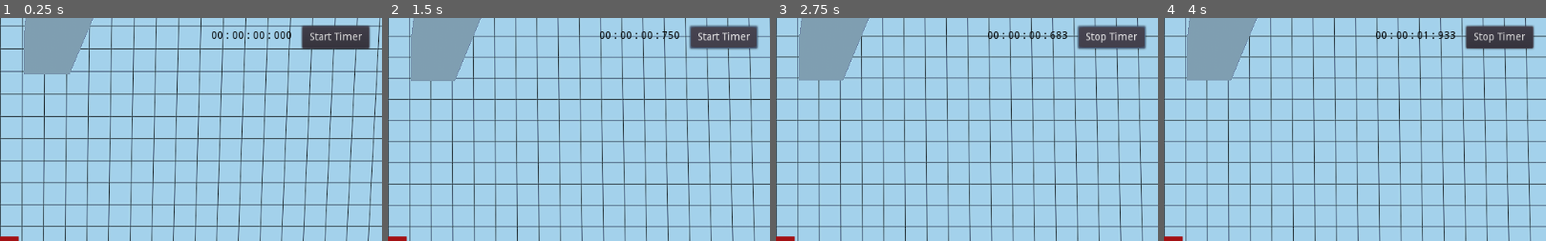
Above: before the commit, frames 1-4 (left to right).
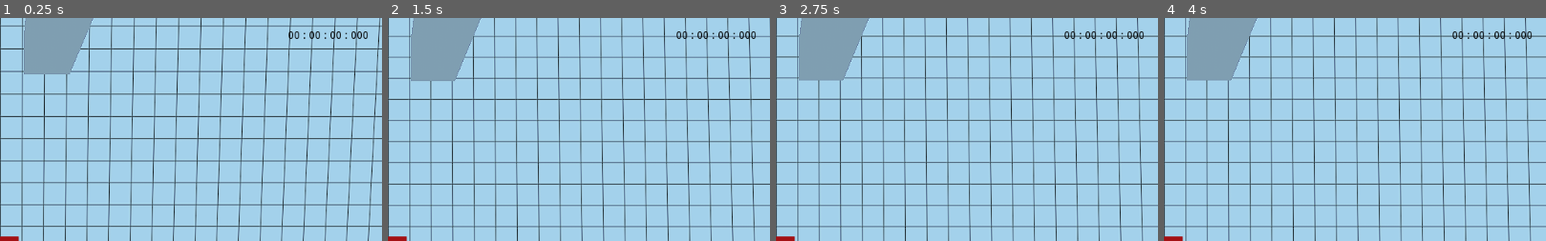
Above: after the commit, the same moments.

Repository: eellak/fossbot-web-simulator
Game: Godot game, scene res://Spatial.tscn
Same seed, same stepped clock (60 frames per second), same inputs: the game is played once before the commit and once after it.
Inputs (mouse positions are % of the whole screen's width and height, from its top left):
- Up to frame 1 (0.25 s): no input
- Up to frame 2 (1.5 s): click (94, 4) at 0.5 s, where only the run before the commit has a clickable "Start Timer"; click (94, 4) at 1.25 s, where only the run before the commit has a clickable "Stop Timer"
- Up to frame 3 (2.75 s): click (94, 4) at 2 s, where only the run before the commit has a clickable "Start Timer"
- Up to frame 4 (4 s): click "Make Noise" at 2.75 s; click "Stop Noise" at 3.5 s
The pictures show only the part of the screen within x 50-100%, y 0-50%; the shares and areas given below are measured in that part.

The runs differ from the first frame. In frame 1, 2.3% of the frame differs, in the area x 55-97%, y 2-15%; in frame 2, 2.3%; in frame 3, 2.4%; in frame 4, 2.3%.

Commit message:
impl block-func+removed start_timer_btn

Diff:
--- a/godot/Spatial.tscn
+++ b/godot/Spatial.tscn
@@ -229,17 +229,10 @@
 text = "Make Noise"
 icon_align = 1
 
-[node name="timer_btn" type="Button" parent="fossbot"]
-margin_left = 917.0
-margin_top = 11.0
-margin_right = 1007.0
-margin_bottom = 41.0
-text = "Start Timer"
-
 [node name="timer_label" type="Label" parent="fossbot"]
-margin_left = 795.0
+margin_left = 898.0
 margin_top = 17.0
-margin_right = 903.0
+margin_right = 1006.0
 margin_bottom = 38.0
 custom_colors/font_color = Color( 0, 0, 0, 1 )
 custom_colors/font_outline_modulate = Color( 1, 1, 1, 1 )
@@ -265,4 +258,3 @@
 shape = SubResource( 14 )
 
 [connection signal="pressed" from="fossbot/noise_btn" to="fossbot" method="make_noise_btn"]
-[connection signal="pressed" from="fossbot/timer_btn" to="fossbot" method="_on_timer_btn_pressed"]
--- a/godot/car.gd
+++ b/godot/car.gd
@@ -32,6 +32,8 @@
 var make_noise = false
 var time_on = false
 var time = 0
+
+var block = false
 # METHODS FOR WEBSOCKET CONNECTION ====================================
 var client = WebSocketClient.new()
 var url = "ws://localhost:5000"
@@ -50,9 +52,12 @@
 
 func data_received():
 	# BLOCK HERE FOR ROTATION TARGET DEGREES & TARGET DISTANCE (before radians = 0).
+	var pkt = client.get_peer(1).get_packet()
+	if block:
+		print("Blocking Function is executed.")
+		return
 	radians = 0
 	init_player_pos = self.global_transform.origin
-	var pkt = client.get_peer(1).get_packet()
 	var parsedJson: JSONParseResult = JSON.parse(pkt.get_string_from_ascii())
 	var d = parsedJson.get_result()
 	# print("Got data from server: " + pkt.get_string_from_utf8())
@@ -107,6 +112,13 @@
 		send(make_noise)
 	elif req_func == "get_elapsed":
 		send(time)
+	elif req_func == "stop_timer":
+		time_on = false
+		send("Timer Stopped.")
+	elif req_func == "start_timer":
+		time = 0
+		time_on = true
+		send("Timer Started.")
 	#elif req_func == "get_position":
 	#	print("Position requested.")
 	#	var pos_x = self.global_transform.origin.x
@@ -191,7 +203,6 @@
 	if time_on:
 		update_timer(delta)
 
-
 func move(right_vel, left_vel):
 	# var steer = 0
 	var max_torque = 100	# change this if needed
@@ -223,7 +234,6 @@
 func resume():
 	# Call this immediately after stop().
 	mode = prev_mode
-
 
 func get_ultrasonic(calc_distance):
 	# If cal_distance == false, just returns if ultrasonic has detected a static body.
@@ -285,6 +295,7 @@
 	return false
 
 func get_floor_sensor(sensor_id: int):
+	# Returns the reading of input ground sensor.
 	if sensor_id == middle_sensor_id:
 		return get_darkness_percent(middle_sensor)
 	elif sensor_id == left_sensor_id:
@@ -296,6 +307,7 @@
 		return 0.0
 
 func check_on_line(sensor_id: int, dark_value: float):
+	# Returns True, if input ground sensor is on black line.
 	if sensor_id == middle_sensor_id:
 		return is_dark(middle_sensor, dark_value)
 	elif sensor_id == right_sensor_id:
@@ -336,6 +348,7 @@
 	set_camera_sensor_pos(light_sensor, 0.45, -1.6, 0, 0)
 
 func change_rgb(color):
+	# Changes the color to input color string.
 	var material = $led.get_surface_material(0)
 	if color == 'red':
 		material.albedo_color = Color(1, 0, 0)
@@ -365,7 +378,7 @@
 	#			clockwise: dir_id == 1	(right)
 	# 		 rythm=0.01: the step for each rotation (decrease it for slower rotation)
 
-	# TODO: block all incoming functions & when stop -> rotate player exactly to desired degree.
+	block = true
 	if !dir_id:
 		if radians < deg2rad(abs(degr)):
 			radians += rythm
@@ -379,6 +392,7 @@
 			rotation_degrees.y = final_rot_pos # sets either way to final position -> reduces float mistakes.
 			target_ros = 0
 			dir_id = -1
+			block = false
 	else:
 		if radians > -deg2rad(abs(degr)):
 			radians -= rythm
@@ -393,6 +407,7 @@
 			rotation_degrees.y = final_rot_pos
 			target_ros = 0
 			dir_id = -1
+			block = false
 
 func calc_final_rot(initial_rot: float, degrees_to_rotate: float, dir_id: int) -> float:
 	# Calculates the final rotation position (call it before rotation to calculate final position of rotation).
@@ -418,6 +433,7 @@
 func count_distance():
 	# Counts distance until the target distance. If player reaches it -> stops
 	# more here: https://www.youtube.com/watch?v=zFrKeEPmk2Q
+	block = true
 	if sum_distance < target_distance:
 		sum_distance += init_player_pos.distance_to(self.global_transform.origin)
 		init_player_pos = self.global_transform.origin
@@ -426,7 +442,7 @@
 		stop()
 		sum_distance = 0
 		target_distance = 0
-
+		block = false
 
 func make_noise_btn():
 	make_noise = !make_noise
@@ -446,15 +462,6 @@
 	var time_passed = "%02d : %02d : %02d : %03d" % [hr,mins,secs,mils]
 	$timer_label.text = time_passed# + " : " + var2str(time)
 
-func _on_timer_btn_pressed():
-	if !time_on:
-		time = 0
-		time_on = true
-		$timer_btn.text = "Stop Timer"
-	else:
-		time_on = false
-		$timer_btn.text = "Start Timer"
-
 func exit():
 	# The simulator exits the connection of the websocket.
 	client.disconnect_from_host(1000, "User disconnected.")
Not shown, changed: godot/exports/index.html
Not shown, changed: godot/exports/index.pck
